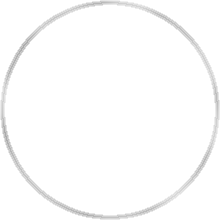
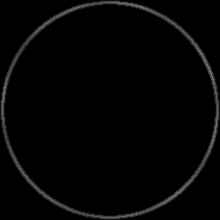
Layered file, before and after one edit (220×220). Changes by layer:
renamed "New Layer" to "Pasted Layer", painted on it over [0, 0, 220, 220]
painted on "Background" over [0, 0, 220, 220]
